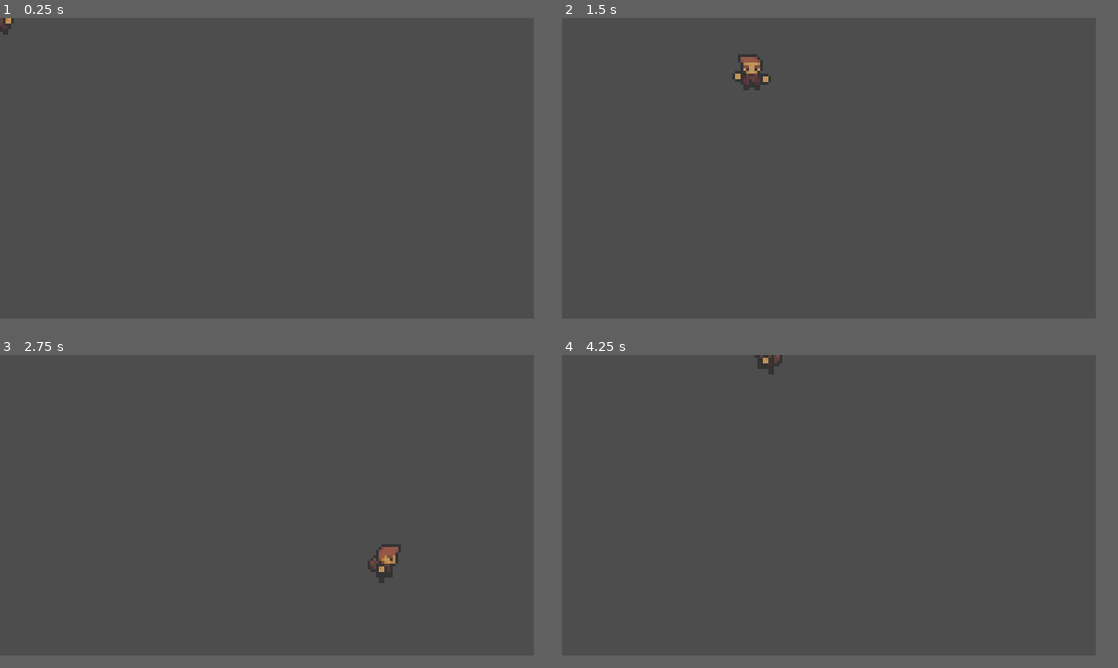
Above: before the commit, frames 1-4 (two rows, left to right).
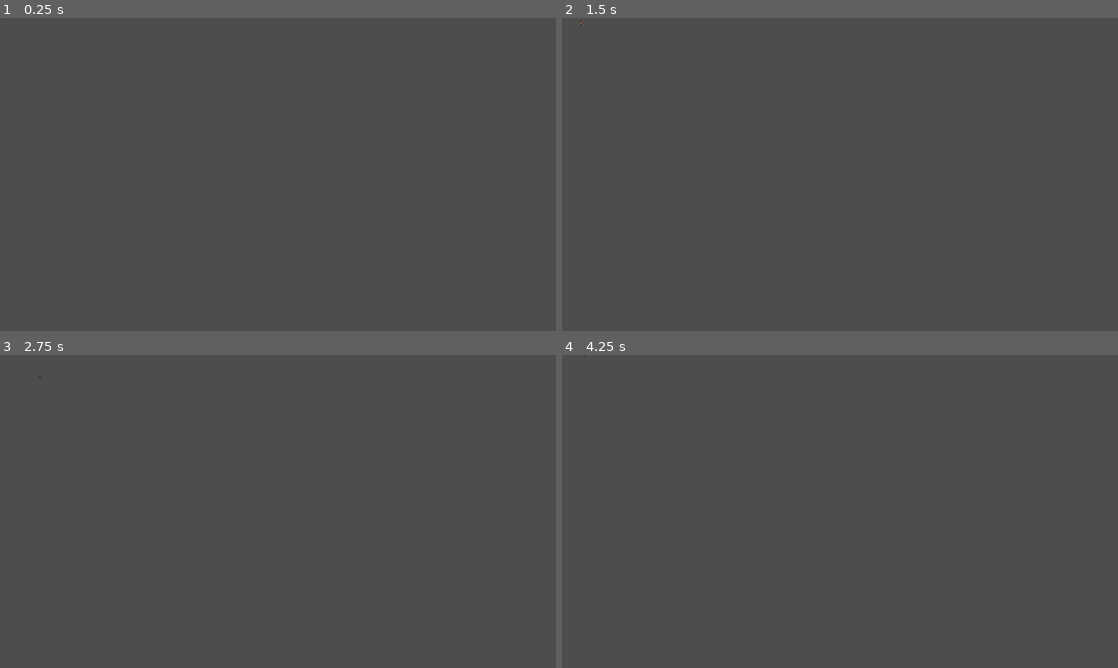
Above: after the commit, the same moments.

Repository: BrianGerardi/BossRushPrototype
Game: Godot game, scene res://Escenas/player.tscn
The game is run twice, just before and just after one commit, with the same random seed, the same clock (stepped at 60 frames per second) and the same inputs. The project has no main scene, so this scene is started directly.
Inputs (mouse positions are in pixels of both pictures, inside the frame that each line leads up to):
- Up to frame 1 (0.25 s): no input
- Up to frame 2 (1.5 s): tap Enter at 0.5 s; move the mouse to (945, 152) at 0.52 s; hold D (mover_derecha) 0.53-1.28 s; click (945, 152) at 0.6 s; move the mouse to (723, 183) at 1.27 s; hold S (mover_abajo) from 1.28 s (still down); click (723, 183) at 1.35 s
- Up to frame 3 (2.75 s): move the mouse to (322, 439) at 2.02 s; release S (mover_abajo) at 2.03 s; hold D (mover_derecha) from 2.03 s (still down); click (322, 439) at 2.1 s
- Up to frame 4 (4.25 s): move the mouse to (801, 564) at 2.77 s; release D (mover_derecha) at 2.78 s; hold W (mover_arriba) 2.78-3.53 s; click (801, 564) at 2.85 s; move the mouse to (990, 549) at 3.52 s; hold A (mover_izquierda) from 3.53 s (still down); click (990, 549) at 3.6 s
In our replay, the window is 768x432 before the commit and 800x450 after it. These sizes can differ from the game's own. Grey fills any space a smaller window leaves; there, only what the larger window draws over its background counts as a difference.

The runs differ from the first frame. In frame 1, less than 0.1% of the frame differs, in the area x 0-3%, y 0-6%; in frame 2, 0.5%, in the area x 3-38%, y 1-24%; in frame 3, 0.4%; in frame 4, 0.2%.

Commit message:
MenuTerminado-InventarioInProgres

Diff:
--- /dev/null
+++ b/Escenas/MainMenu.tscn
@@ -0,0 +1,221 @@
+[gd_scene load_steps=10 format=3 uid="uid://rwd7512um7ug"]
+
+[ext_resource type="Texture2D" uid="uid://dtfglfucodsbr" path="res://UIAssetsTest/png/Panel/Window/Big.png" id="1_7fw6w"]
+[ext_resource type="Script" path="res://Scripts/main_menu.gd" id="1_rfvfo"]
+[ext_resource type="Texture2D" uid="uid://bnvkjgdm5teem" path="res://UIAssetsTest/png/Buttons/Rect-Medium/PlayText/Default.png" id="2_64g4n"]
+[ext_resource type="Texture2D" uid="uid://ba0jw5eewljet" path="res://UIAssetsTest/png/Buttons/Rect-Medium/PlayText/Hover.png" id="3_562l7"]
+[ext_resource type="Texture2D" uid="uid://bitk08w5xb7kd" path="res://UIAssetsTest/png/Buttons/Square-Medium/SoundOn/Default.png" id="4_f3x71"]
+[ext_resource type="Texture2D" uid="uid://bmemdoesfur2h" path="res://UIAssetsTest/png/Buttons/Square-Medium/SoundOn/Hover.png" id="5_61lv5"]
+[ext_resource type="Texture2D" uid="uid://c1d27iu8s2niv" path="res://UIAssetsTest/png/Buttons/Square-Medium/SoundOff/Default.png" id="7_o1gfq"]
+[ext_resource type="Texture2D" uid="uid://e6pit23lgtun" path="res://UIAssetsTest/png/Buttons/Square-Medium/SoundOff/Hover.png" id="8_wotr4"]
+
+[sub_resource type="Theme" id="Theme_8kfex"]
+
+[node name="UI" type="Control"]
+layout_mode = 3
+anchors_preset = 15
+anchor_right = 1.0
+anchor_bottom = 1.0
+grow_horizontal = 2
+grow_vertical = 2
+theme = SubResource("Theme_8kfex")
+script = ExtResource("1_rfvfo")
+
+[node name="MenuPrincipal" type="NinePatchRect" parent="."]
+layout_mode = 1
+anchors_preset = 8
+anchor_left = 0.5
+anchor_top = 0.5
+anchor_right = 0.5
+anchor_bottom = 0.5
+offset_left = -537.0
+offset_top = -259.5
+offset_right = 537.0
+offset_bottom = 259.5
+grow_horizontal = 2
+grow_vertical = 2
+texture = ExtResource("1_7fw6w")
+region_rect = Rect2(36, 23, 546, 351)
+
+[node name="VBoxContainer" type="VBoxContainer" parent="MenuPrincipal"]
+layout_mode = 1
+anchors_preset = 8
+anchor_left = 0.5
+anchor_top = 0.5
+anchor_right = 0.5
+anchor_bottom = 0.5
+offset_left = -20.0
+offset_top = -20.0
+offset_right = 20.0
+offset_bottom = 20.0
+grow_horizontal = 2
+grow_vertical = 2
+
+[node name="Play" type="TextureButton" parent="MenuPrincipal/VBoxContainer"]
+layout_mode = 2
+texture_normal = ExtResource("2_64g4n")
+texture_hover = ExtResource("3_562l7")
+
+[node name="Opciones" type="Button" parent="MenuPrincipal/VBoxContainer"]
+layout_mode = 2
+text = "Opciones"
+
+[node name="Exit" type="Button" parent="MenuPrincipal/VBoxContainer"]
+layout_mode = 2
+text = "Salir"
+
+[node name="MuteOn" type="TextureButton" parent="MenuPrincipal"]
+layout_mode = 1
+anchors_preset = 2
+anchor_top = 1.0
+anchor_bottom = 1.0
+offset_left = 53.0
+offset_top = -142.0
+offset_right = 141.0
+offset_bottom = -54.0
+grow_vertical = 0
+texture_normal = ExtResource("4_f3x71")
+texture_hover = ExtResource("5_61lv5")
+
+[node name="MuteOff" type="TextureButton" parent="MenuPrincipal"]
+visible = false
+layout_mode = 1
+anchors_preset = 2
+anchor_top = 1.0
+anchor_bottom = 1.0
+offset_left = 53.0
+offset_top = -142.0
+offset_right = 141.0
+offset_bottom = -54.0
+grow_vertical = 0
+texture_normal = ExtResource("7_o1gfq")
+texture_hover = ExtResource("8_wotr4")
+
+[node name="OpcionesPanel" type="NinePatchRect" parent="."]
+visible = false
+layout_mode = 1
+anchors_preset = 8
+anchor_left = 0.5
+anchor_top = 0.5
+anchor_right = 0.5
+anchor_bottom = 0.5
+offset_left = -200.0
+offset_top = -200.0
+offset_right = 200.0
+offset_bottom = 200.0
+grow_horizontal = 2
+grow_vertical = 2
+texture = ExtResource("1_7fw6w")
+region_rect = Rect2(40.5128, 8.64102, 530.051, 346.872)
+patch_margin_top = 19
+
+[node name="VBoxContainer" type="VBoxContainer" parent="OpcionesPanel"]
+layout_mode = 1
+anchors_preset = 8
+anchor_left = 0.5
+anchor_top = 0.5
+anchor_right = 0.5
+anchor_bottom = 0.5
+offset_left = -20.0
+offset_top = -20.0
+offset_right = 20.0
+offset_bottom = 20.0
+grow_horizontal = 2
+grow_vertical = 2
+alignment = 1
+
+[node name="Volumen" type="Button" parent="OpcionesPanel/VBoxContainer"]
+layout_mode = 2
+text = "Volumen"
+
+[node name="Volver" type="Button" parent="OpcionesPanel/VBoxContainer"]
+layout_mode = 2
+text = "Volver"
+
+[node name="Tittle" type="Label" parent="OpcionesPanel"]
+layout_mode = 2
+offset_left = 159.5
+offset_top = 33.0
+offset_right = 240.5
+offset_bottom = 56.0
+size_flags_horizontal = 4
+size_flags_vertical = 0
+text = "OPCIONES"
+horizontal_alignment = 1
+
+[node name="Volumen" type="NinePatchRect" parent="."]
+visible = false
+layout_mode = 1
+anchors_preset = 8
+anchor_left = 0.5
+anchor_top = 0.5
+anchor_right = 0.5
+anchor_bottom = 0.5
+offset_left = -200.0
+offset_top = -200.0
+offset_right = 200.0
+offset_bottom = 200.0
+grow_horizontal = 2
+grow_vertical = 2
+texture = ExtResource("1_7fw6w")
+region_rect = Rect2(40.5128, 8.64102, 530.051, 346.872)
+patch_margin_top = 19
+
+[node name="VBoxContainer" type="VBoxContainer" parent="Volumen"]
+layout_mode = 1
+anchors_preset = 8
+anchor_left = 0.5
+anchor_top = 0.5
+anchor_right = 0.5
+anchor_bottom = 0.5
+offset_left = -20.0
+offset_top = -20.0
+offset_right = 20.0
+offset_bottom = 20.0
+grow_horizontal = 2
+grow_vertical = 2
+alignment = 1
+
+[node name="MasterLabel" type="Label" parent="Volumen/VBoxContainer"]
+layout_mode = 2
+text = "Master"
+
+[node name="Master" type="HSlider" parent="Volumen/VBoxContainer"]
+layout_mode = 2
+
+[node name="SFX" type="Label" parent="Volumen/VBoxContainer"]
+layout_mode = 2
+text = "SFX"
+
+[node name="Master2" type="HSlider" parent="Volumen/VBoxContainer"]
+layout_mode = 2
+
+[node name="Music" type="Label" parent="Volumen/VBoxContainer"]
+layout_mode = 2
+text = "Music"
+
+[node name="Master3" type="HSlider" parent="Volumen/VBoxContainer"]
+layout_mode = 2
+
+[node name="VolverVolumenes" type="Button" parent="Volumen/VBoxContainer"]
+layout_mode = 2
+text = "Volver"
+
+[node name="Tittle" type="Label" parent="Volumen"]
+layout_mode = 2
+offset_left = 159.5
+offset_top = 33.0
+offset_right = 240.5
+offset_bottom = 56.0
+size_flags_horizontal = 4
+size_flags_vertical = 0
+text = "VOLUMEN"
+horizontal_alignment = 1
+
+[connection signal="pressed" from="MenuPrincipal/VBoxContainer/Opciones" to="." method="_on_opciones_pressed"]
+[connection signal="pressed" from="MenuPrincipal/VBoxContainer/Exit" to="." method="_on_exit_pressed"]
+[connection signal="pressed" from="MenuPrincipal/MuteOn" to="." method="_on_mute_on_pressed"]
+[connection signal="pressed" from="MenuPrincipal/MuteOff" to="." method="_on_mute_off_pressed"]
+[connection signal="pressed" from="OpcionesPanel/VBoxContainer/Volumen" to="." method="_on_volumen_pressed"]
+[connection signal="pressed" from="OpcionesPanel/VBoxContainer/Volver" to="." method="_on_volver_pressed"]
+[connection signal="pressed" from="Volumen/VBoxContainer/VolverVolumenes" to="." method="_on_volver_volumenes_pressed"]
--- /dev/null
+++ b/Escenas/inventory.tscn
@@ -0,0 +1,35 @@
+[gd_scene load_steps=3 format=3 uid="uid://biktymr8rkunt"]
+
+[ext_resource type="Script" path="res://Scripts/inventory.gd" id="1_7v67p"]
+[ext_resource type="Texture2D" uid="uid://dtfglfucodsbr" path="res://UIAssetsTest/png/Panel/Window/Big.png" id="1_k4ovw"]
+
+[node name="Inventory" type="Control"]
+layout_mode = 3
+anchors_preset = 15
+anchor_right = 1.0
+anchor_bottom = 1.0
+grow_horizontal = 2
+grow_vertical = 2
+script = ExtResource("1_7v67p")
+
+[node name="NinePatchRect" type="NinePatchRect" parent="."]
+layout_mode = 1
+anchors_preset = 8
+anchor_left = 0.5
+anchor_top = 0.5
+anchor_right = 0.5
+anchor_bottom = 0.5
+offset_left = -500.0
+offset_top = -400.0
+offset_right = 500.0
+offset_bottom = 400.0
+grow_horizontal = 2
+grow_vertical = 2
+texture = ExtResource("1_k4ovw")
+region_rect = Rect2(0, -0.551489, 607.287, 408.551)
+
+[node name="GridContainer" type="GridContainer" parent="NinePatchRect"]
+layout_mode = 0
+offset_right = 40.0
+offset_bottom = 40.0
+columns = 4
--- /dev/null
+++ b/Escenas/item.tscn
@@ -0,0 +1,48 @@
+[gd_scene load_steps=4 format=3 uid="uid://bkc7i64ebgu0e"]
+
+[ext_resource type="Texture2D" uid="uid://blvbwn7vr3pg2" path="res://UIAssetsTest/png/Level/Button/Unlocked/Hover.png" id="1_afvan"]
+[ext_resource type="Script" path="res://Scripts/item.gd" id="1_ocsh2"]
+[ext_resource type="Texture2D" uid="uid://dkoihlvdn7f8x" path="res://UIAssetsTest/png/Star/Large/Active.png" id="2_brcpd"]
+
+[node name="Item" type="Control"]
+layout_mode = 3
+anchors_preset = 15
+anchor_right = 1.0
+anchor_bottom = 1.0
+grow_horizontal = 2
+grow_vertical = 2
+script = ExtResource("1_ocsh2")
+icono = ExtResource("2_brcpd")
+
+[node name="TextureRect2" type="TextureRect" parent="."]
+layout_mode = 0
+offset_right = 40.0
+offset_bottom = 40.0
+texture = ExtResource("1_afvan")
+
+[node name="TextureRect" type="TextureRect" parent="TextureRect2"]
+layout_mode = 1
+anchors_preset = 8
+anchor_left = 0.5
+anchor_top = 0.5
+anchor_right = 0.5
+anchor_bottom = 0.5
+offset_left = -20.0
+offset_top = -20.0
+offset_right = 20.0
+offset_bottom = 20.0
+grow_horizontal = 2
+grow_vertical = 2
+
+[node name="Label" type="Label" parent="TextureRect2"]
+layout_mode = 1
+anchors_preset = 7
+anchor_left = 0.5
+anchor_top = 1.0
+anchor_right = 0.5
+anchor_bottom = 1.0
+offset_left = -20.0
+offset_top = -23.0
+offset_right = 20.0
+grow_horizontal = 2
+grow_vertical = 0
--- a/Escenas/player.tscn
+++ b/Escenas/player.tscn
@@ -1,6 +1,6 @@
 [gd_scene load_steps=88 format=3 uid="uid://jl1im8t5lps2"]
 
-[ext_resource type="Script" path="res://Escenas/player.gd" id="1_4smy4"]
+[ext_resource type="Script" path="res://Scripts/player.gd" id="1_4smy4"]
 [ext_resource type="Texture2D" uid="uid://c7thrfuotk58y" path="res://AssetsDeTest/Char_Sprites/char_attack_down_anim_strip_6.png" id="2_48v6s"]
 [ext_resource type="Texture2D" uid="uid://dq01i773w0ukn" path="res://AssetsDeTest/Char_Sprites/char_idle_down_anim_strip_6.png" id="2_lyduq"]
 [ext_resource type="Texture2D" uid="uid://baeuav8kb7br8" path="res://AssetsDeTest/Char_Sprites/char_idle_left_anim_strip_6.png" id="3_5ah1e"]
--- /dev/null
+++ b/Scripts/inventory.gd
@@ -0,0 +1,28 @@
+extends Control
+@onready var grid = $NinePatchRect/GridContainer
+var ItemScene = preload("res://Escenas/item.tscn")
+
+# Ejemplo de "objetos del jugador"
+var objetos = [
+	{"icono": preload("res://UIAssetsTest/png/Star/Medium/Active.png"), "nombre": "Espada", "cantidad": 1},
+	{"icono": preload("res://UIAssetsTest/png/Star/Medium/Unactive.png"), "nombre": "Poción", "cantidad": 3}
+]
+
+func _ready():
+	mostrar_inventario()
+
+func mostrar_inventario():
+	# Limpiar antes de rellenar
+	for child in grid.get_children():
+		child.queue_free()
+
+	# Instanciar un Item.tscn por cada objeto
+	for data in objetos:
+		var item = ItemScene.instantiate()
+		item.icono = data["icono"]
+		item.nombre = data["nombre"]
+		item.cantidad = data["cantidad"]
+		grid.add_child(item)
+
+func _on_cerrar_button_pressed():
+	self.visible = false
--- /dev/null
+++ b/Scripts/item.gd
@@ -0,0 +1,12 @@
+extends Control
+
+@export var icono: Texture
+@export var nombre: String = "Item"
+@export var cantidad: int = 1
+
+@onready var icono_sprite = $TextureRect2/TextureRect
+@onready var nombre_label = $TextureRect2/Label
+
+func _ready():
+	icono_sprite.texture = icono
+	nombre_label.text = nombre
--- /dev/null
+++ b/Scripts/main_menu.gd
@@ -0,0 +1,32 @@
+extends Control
+
+
+func _on_opciones_pressed() -> void:
+	$OpcionesPanel.visible = true
+
+
+func _on_volver_pressed() -> void:
+	$OpcionesPanel.visible = false
+
+
+func _on_volumen_pressed() -> void:
+	$Volumen.visible = true
+	$Volumen/VBoxContainer/VolverVolumenes.visible = true
+
+func _on_volver_volumenes_pressed() -> void:
+	$Volumen/VBoxContainer/VolverVolumenes.visible = false
+	$Volumen.visible = false
+
+
+func _on_mute_on_pressed() -> void:
+	$MenuPrincipal/MuteOn.visible = false
+	$MenuPrincipal/MuteOff.visible = true
+
+
+func _on_mute_off_pressed() -> void:
+	$MenuPrincipal/MuteOff.visible = false
+	$MenuPrincipal/MuteOn.visible = true
+
+
+func _on_exit_pressed() -> void:
+	get_tree().quit()
--- a/project.godot
+++ b/project.godot
@@ -16,8 +16,8 @@
 
 [display]
 
-window/size/viewport_width=192
-window/size/viewport_height=108
+window/size/viewport_width=1920
+window/size/viewport_height=1080
 window/size/window_width_override=1280
 window/size/window_height_override=720
 window/stretch/mode="canvas_items"
Renamed: Escenas/player.gd -> Scripts/player.gd
Binary file added: UIAssetsTest/png/Buttons/Rect-Medium/PlayIcon/Default.png
Not shown, added: UIAssetsTest/png/Buttons/Rect-Medium/PlayIcon/Default.png.import
Binary file added: UIAssetsTest/png/Buttons/Rect-Medium/PlayIcon/Hover.png
Not shown, added: UIAssetsTest/png/Buttons/Rect-Medium/PlayIcon/Hover.png.import
Binary file added: UIAssetsTest/png/Buttons/Rect-Medium/PlayText/Default.png
Not shown, added: UIAssetsTest/png/Buttons/Rect-Medium/PlayText/Default.png.import
Binary file added: UIAssetsTest/png/Buttons/Rect-Medium/PlayText/Hover.png
Not shown, added: UIAssetsTest/png/Buttons/Rect-Medium/PlayText/Hover.png.import
Binary file added: UIAssetsTest/png/Buttons/Square-Medium/ArrowLeft/Default.png
Not shown, added: UIAssetsTest/png/Buttons/Square-Medium/ArrowLeft/Default.png.import
Binary file added: UIAssetsTest/png/Buttons/Square-Medium/ArrowLeft/Hover.png
(and 99 more such lines)
